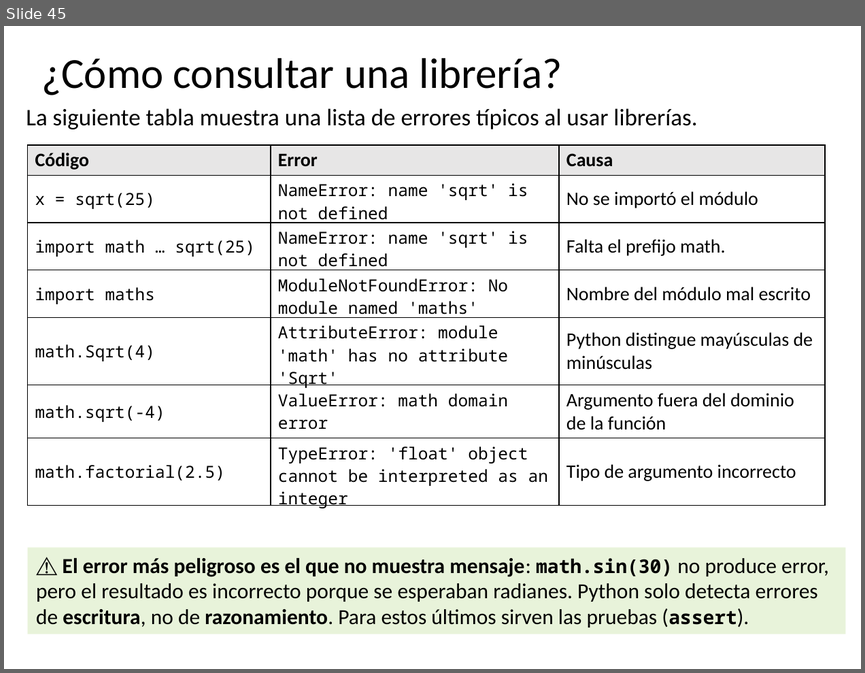
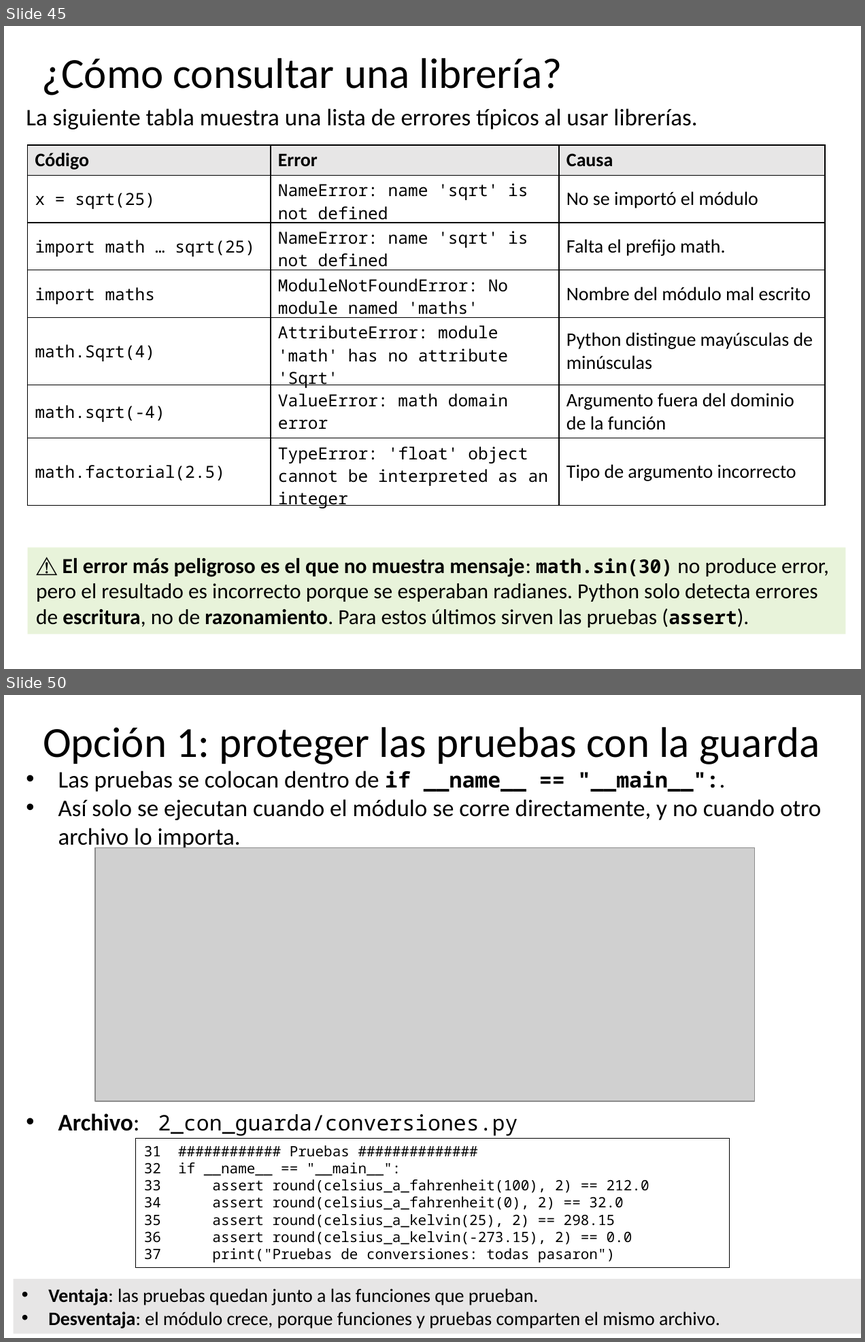
Before and after one commit to algoritmos-UdeA/logica1-20262, a slide deck: clases/10/teoria/clase-10.pptx. Shown one above the other, each under a label of ours: slide 45 before the commit, slides 45 and 50 after it; the slides between them are not shown. The pictures are 865x673 and 865x1342 pixels, drawn with LibreOffice and Linux fonts; fonts in the diff are those of the drawing; grey boxes stand for pictures. Boxes give left, top, right and bottom in pixels: in the first picture for what was removed or moved away, otherwise in the second. Text is boxed around its words. In the diff, an @@ line names an element or a change of style, - is before the commit and + after.

```diff
--- a/clases/10/teoria/clase-10.pptx
+++ b/clases/10/teoria/clase-10.pptx
@@ slide 50 added at <box>4,695,861,1338</box>, background #FFFFFF @@
@@ title added at <box>43,727,819,764</box>, 36 pt, text #000000 @@
+Opción 1: proteger las pruebas con la guarda
@@ text added at <box>58,770,821,1136</box>, 20 pt, text #000000 @@
+• Las pruebas se colocan dentro de if __name__ == "__main__":.
+• Así solo se ejecutan cuando el módulo se corre directamente, y no cuando otro archivo lo importa.
+• Archivo: 2_con_guarda/conversiones.py
@@ picture added at <box>95,847,755,1101</box> @@
@@ rectangle added at <box>136,1138,730,1268</box>, outline #000000 0.75 pt, 12 pt, text #000000 @@
+31 ############ Pruebas ##############
+32 if __name__ == "__main__":
+33 assert round(celsius_a_fahrenheit(100), 2) == 212.0
+34 assert round(celsius_a_fahrenheit(0), 2) == 32.0
+35 assert round(celsius_a_kelvin(25), 2) == 298.15
+36 assert round(celsius_a_kelvin(-273.15), 2) == 0.0
+37 print("Pruebas de conversiones: todas pasaron")
@@ rectangle added at <box>14,1278,861,1334</box>, fill #E7E6E6, 16 pt, text #000000 @@
+• Ventaja: las pruebas quedan junto a las funciones que prueban.
+• Desventaja: el módulo crece, porque funciones y pruebas comparten el mismo archivo.
```
Also in this commit, not shown: 2 slides changed, 11 other slides added, 1 slide removed, 28 other files.
